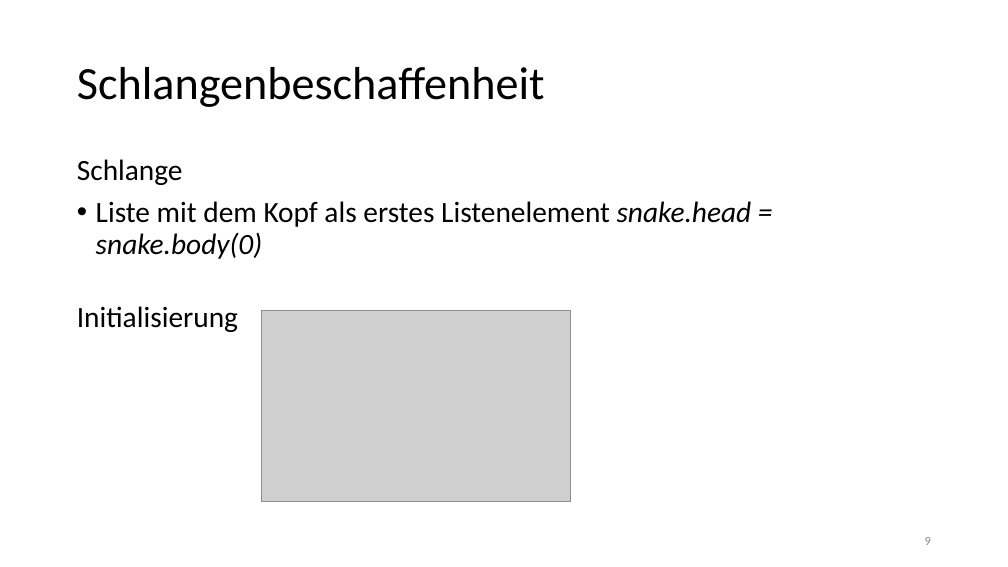
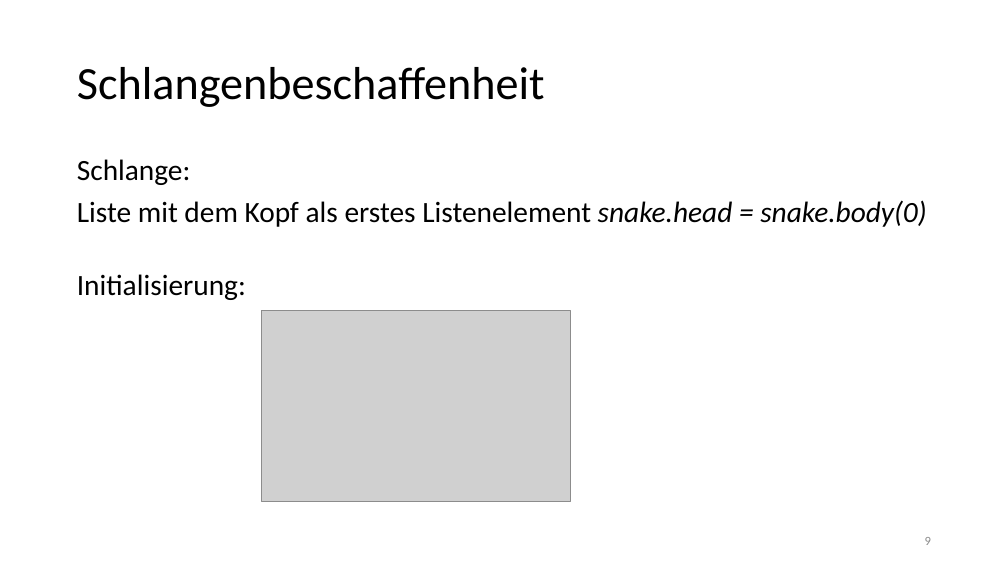
Before and after one commit to Bummelnderboris/Patterns_and_Frameworks, a slide deck: slide 9 of docs/00_Praesentation/PF_SnakeFX.pptx. Drawn at 1008x567 pixels with LibreOffice and Linux fonts; fonts in the diff are those of the drawing; grey boxes stand for pictures. Boxes give left, top, right and bottom in pixels: in the first picture for what was removed or moved away, otherwise in the second. Text is boxed around its words. In the diff, an @@ line names an element or a change of style, - is before the commit and + after.

```diff
--- a/docs/00_Praesentation/PF_SnakeFX.pptx
+++ b/docs/00_Praesentation/PF_SnakeFX.pptx
@@ text at bbox=[77, 159, 191, 185]: text changed @@
-Schlange
+Schlange:
@@ text at bbox=[77, 200, 926, 227]: bullet • to none @@
@@ text at bbox=[77, 274, 246, 300]: text changed @@
-Initialisierung
+Initialisierung:
```
Also in this commit, not shown: 3 other slides changed, 3 other files.
